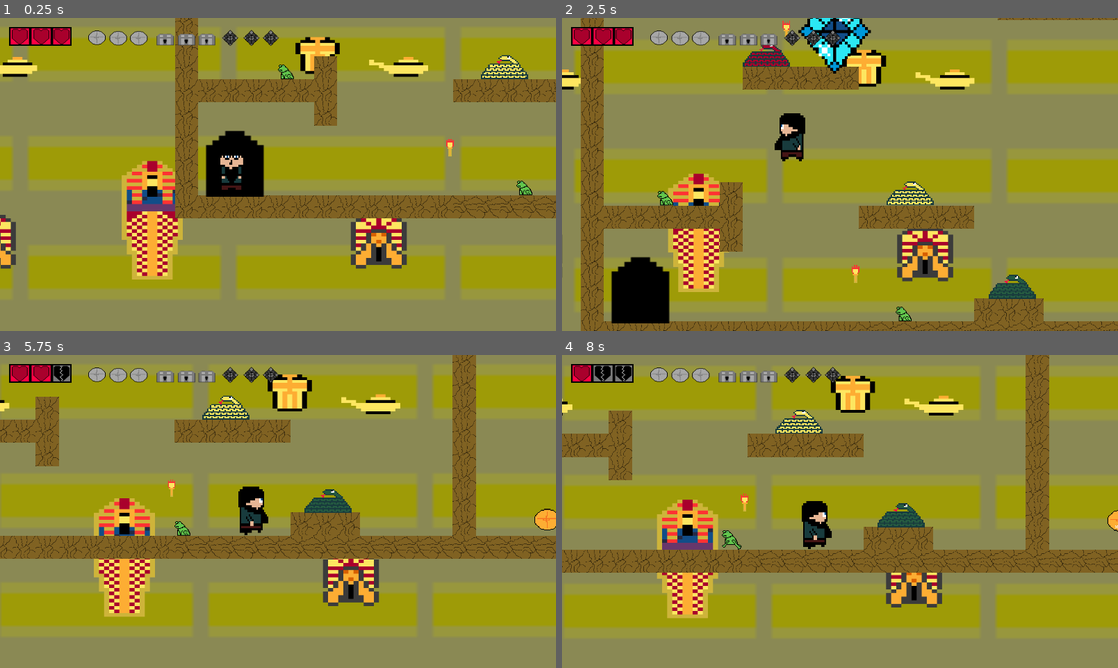
Above: before the commit, frames 1-4 (two rows, left to right).
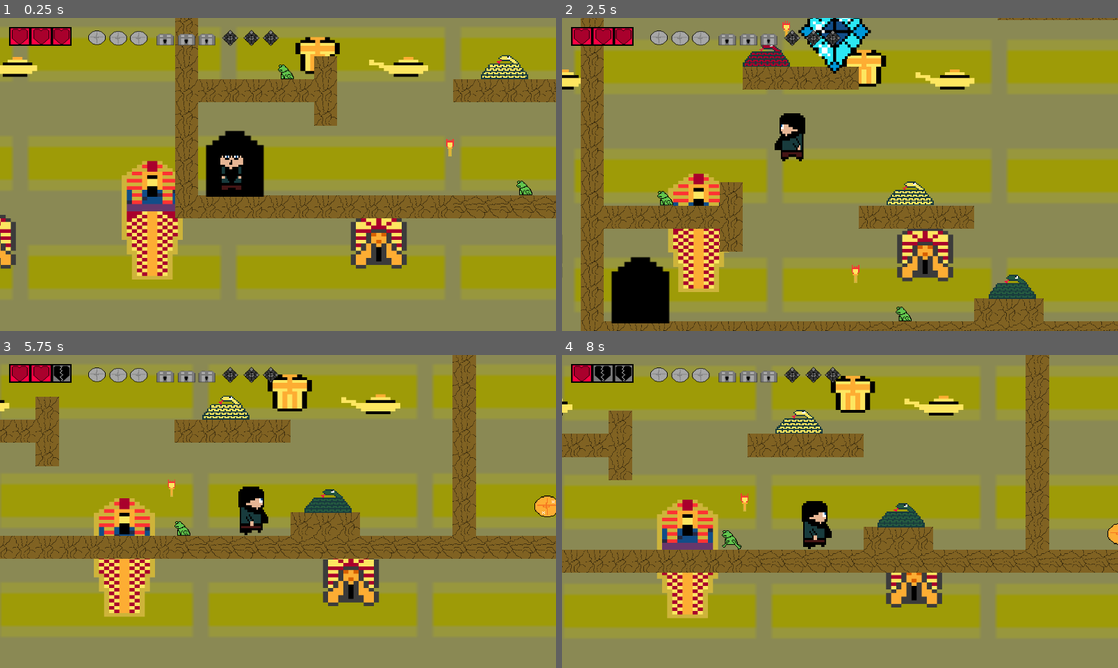
Above: after the commit, the same moments.

Repository: KamilKarmazyn/Inzynierka
Game: Godot game, scene res://Scene/GameScena.tscn
Two runs of this game, one before a commit and one after it. Both use one fixed random seed, a clock stepped at 60 frames per second and the inputs below. This scene is started directly instead of the project's main scene.
Inputs:
- Up to frame 1 (0.25 s): no input
- Up to frame 2 (2.5 s): hold Right (ui_right) 0.53-2.03 s; tap Up (ui_up) at 0.6, 0.77, 1.07, 1.35, 1.52, 1.82, 2.1 s; hold Left (ui_left) from 2.03 s (still down)
- Up to frame 3 (5.75 s): release Left (ui_left) at 2.78 s; hold Right (ui_right) 2.78-4.28 s; tap Up (ui_up) at 2.85, 3.02, 3.32, 3.6, 3.77, 4.07, 4.35, 4.52, 4.82, 5.1 s; hold Left (ui_left) 4.28-5.03 s; hold Right (ui_right) from 5.03 s (still down)
- Up to frame 4 (8 s): release Right (ui_right) at 5.78 s; hold Left (ui_left) 5.78-7.28 s; tap Up (ui_up) at 5.85, 6.02, 6.32, 6.6, 6.77, 7.07, 7.35, 7.52, 7.82 s; hold Right (ui_right) from 7.28 s (still down)

The runs differ from the first frame. In frame 1, less than 0.1% of the frame differs, in the area x 80-82%, y 38-40%; in frame 2, less than 0.1%; in frame 3, 0.3%, in the area x 30-100%, y 39-56%; in frame 4, 0.2%.

Commit message:
Finalne zmiany
Ostatnie zmiany i dodanie pracy dyplomowej

Diff:
--- a/Inżynierka/Scene/Enemy.tscn
+++ b/Inżynierka/Scene/Enemy.tscn
@@ -18,51 +18,50 @@
 [ext_resource path="res://Graphics/EnemyTriangle2560.png" type="Texture" id=16]
 [ext_resource path="res://Graphics/EnemyTrianglewalk256.png" type="Texture" id=17]
 
-
 [sub_resource type="RectangleShape2D" id=1]
 extents = Vector2( 7.02332, 11.8771 )
 
 [sub_resource type="SpriteFrames" id=2]
 animations = [ {
+"frames": [ ExtResource( 5 ), ExtResource( 2 ) ],
+"loop": true,
+"name": "Attack",
+"speed": 5.0
+}, {
 "frames": [ ExtResource( 6 ), ExtResource( 10 ) ],
 "loop": true,
 "name": "Dead",
 "speed": 10.0
 }, {
-"frames": [ ExtResource( 5 ), ExtResource( 2 ) ],
+"frames": [ ExtResource( 6 ), ExtResource( 8 ) ],
+"loop": true,
+"name": "Walk",
+"speed": 5.0
+} ]
+
+[sub_resource type="RectangleShape2D" id=3]
+extents = Vector2( 10, 6.85425 )
+
+[sub_resource type="CapsuleShape2D" id=4]
+radius = 3.03687
+height = 6.10399
+
+[sub_resource type="RectangleShape2D" id=5]
+extents = Vector2( 14.285, 14.9272 )
+
+[sub_resource type="RectangleShape2D" id=6]
+extents = Vector2( 5.48589, 7.25 )
+
+[sub_resource type="SpriteFrames" id=7]
+animations = [ {
+"frames": [ ExtResource( 9 ), ExtResource( 3 ) ],
 "loop": true,
 "name": "Attack",
 "speed": 5.0
 }, {
-"frames": [ ExtResource( 6 ), ExtResource( 8 ) ],
-"loop": true,
-"name": "Walk",
-"speed": 5.0
-} ]
-
-[sub_resource type="RectangleShape2D" id=3]
-extents = Vector2( 10, 6.85425 )
-
-[sub_resource type="CapsuleShape2D" id=4]
-radius = 3.03687
-height = 6.10399
-
-[sub_resource type="RectangleShape2D" id=5]
-extents = Vector2( 14.285, 14.9272 )
-
-[sub_resource type="RectangleShape2D" id=6]
-extents = Vector2( 5.48589, 7.25 )
-
-[sub_resource type="SpriteFrames" id=7]
-animations = [ {
 "frames": [ ExtResource( 9 ), ExtResource( 9 ), ExtResource( 3 ), ExtResource( 14 ) ],
 "loop": true,
 "name": "Dead",
-"speed": 5.0
-}, {
-"frames": [ ExtResource( 9 ), ExtResource( 3 ) ],
-"loop": true,
-"name": "Attack",
 "speed": 5.0
 }, {
 "frames": [ ExtResource( 9 ), ExtResource( 4 ) ],
@@ -253,6 +252,7 @@
 scale = Vector2( 1, 0.859375 )
 frames = SubResource( 7 )
 animation = "Dead"
+frame = 1
 playing = true
 
 [node name="RayCast2D" type="RayCast2D" parent="Snake" groups=["BadGuy"]]
@@ -300,6 +300,7 @@
 scale = Vector2( 1, 0.859375 )
 frames = SubResource( 7 )
 animation = "Dead"
+frame = 1
 playing = true
 
 [node name="RayCast2D" type="RayCast2D" parent="Snake2" groups=["BadGuy"]]
@@ -347,7 +348,7 @@
 scale = Vector2( 1, 0.859375 )
 frames = SubResource( 7 )
 animation = "Dead"
-frame = 1
+frame = 2
 playing = true
 
 [node name="RayCast2D" type="RayCast2D" parent="Snake3" groups=["BadGuy"]]
@@ -395,7 +396,6 @@
 scale = Vector2( 0.138446, 0.130127 )
 frames = SubResource( 11 )
 animation = "Attack"
-frame = 1
 playing = true
 
 [node name="RayCast2D" type="RayCast2D" parent="EvilTriangle"]
@@ -442,7 +442,6 @@
 scale = Vector2( 0.138446, 0.130127 )
 frames = SubResource( 11 )
 animation = "Attack"
-frame = 1
 playing = true
 
 [node name="RayCast2D" type="RayCast2D" parent="EvilTriangle2"]
@@ -489,6 +488,7 @@
 scale = Vector2( 0.138446, 0.130127 )
 frames = SubResource( 11 )
 animation = "Attack"
+frame = 1
 playing = true
 
 [node name="RayCast2D" type="RayCast2D" parent="EvilTriangle3"]
--- a/Inżynierka/Scene/GameScena.tscn
+++ b/Inżynierka/Scene/GameScena.tscn
@@ -228,7 +228,6 @@
 position = Vector2( -1224, 893 )
 scale = Vector2( 0.370944, 0.43716 )
 frames = SubResource( 12 )
-frame = 1
 speed_scale = 0.5
 playing = true
 
@@ -236,6 +235,7 @@
 position = Vector2( -13, 885 )
 scale = Vector2( 0.371, 0.437 )
 frames = SubResource( 12 )
+frame = 1
 speed_scale = 0.5
 playing = true
 
@@ -243,6 +243,7 @@
 position = Vector2( -1415, 219 )
 scale = Vector2( 0.371, 0.437 )
 frames = SubResource( 12 )
+frame = 1
 speed_scale = 0.5
 playing = true
 
@@ -250,6 +251,7 @@
 position = Vector2( -689, -824 )
 scale = Vector2( 0.371, 0.437 )
 frames = SubResource( 12 )
+frame = 1
 speed_scale = 0.5
 playing = true
 
@@ -257,7 +259,6 @@
 position = Vector2( 889, -473 )
 scale = Vector2( 0.371, 0.437 )
 frames = SubResource( 12 )
-frame = 1
 speed_scale = 0.5
 playing = true
 
@@ -265,6 +266,7 @@
 position = Vector2( 1171, 509 )
 scale = Vector2( 0.371, 0.437 )
 frames = SubResource( 12 )
+frame = 1
 speed_scale = 0.5
 playing = true
 
@@ -272,6 +274,7 @@
 position = Vector2( 1063, -1176 )
 scale = Vector2( 0.371, 0.437 )
 frames = SubResource( 12 )
+frame = 1
 speed_scale = 0.5
 playing = true
 
@@ -279,6 +282,7 @@
 position = Vector2( 2278, -1559 )
 scale = Vector2( 0.371, 0.437 )
 frames = SubResource( 12 )
+frame = 1
 speed_scale = 0.5
 playing = true
 
@@ -290,35 +294,32 @@
 [node name="frog" parent="Enemy" index="0"]
 position = Vector2( -568, -795 )
 
+[node name="AnimatedSprite" parent="Enemy/frog" index="1"]
+frame = 0
+
 [node name="frog2" parent="Enemy" index="1"]
 position = Vector2( -1678, 673 )
 
+[node name="AnimatedSprite" parent="Enemy/frog2" index="1"]
+frame = 0
+
 [node name="frog3" parent="Enemy" index="2"]
 position = Vector2( -1018, 995 )
 
+[node name="AnimatedSprite" parent="Enemy/frog3" index="1"]
+frame = 0
+
 [node name="Snake" parent="Enemy" index="3"]
 position = Vector2( -601, 59 )
 
-[node name="AnimatedSprite" parent="Enemy/Snake" index="1"]
-frame = 1
-
 [node name="Snake2" parent="Enemy" index="4"]
 position = Vector2( 1109, -515 )
 
-[node name="AnimatedSprite" parent="Enemy/Snake2" index="1"]
-frame = 1
-
 [node name="Snake3" parent="Enemy" index="5"]
 position = Vector2( 2115, 903 )
 
-[node name="AnimatedSprite" parent="Enemy/Snake3" index="1"]
-frame = 2
-
 [node name="EvilTriangle" parent="Enemy" index="6"]
 position = Vector2( 683, 953 )
-
-[node name="AnimatedSprite" parent="Enemy/EvilTriangle" index="1"]
-frame = 0
 
 [node name="EvilTriangle2" parent="Enemy" index="7"]
 position = Vector2( 1186, -1271 )
@@ -327,9 +328,6 @@
 [node name="EvilTriangle3" parent="Enemy" index="8"]
 position = Vector2( 1230, 571 )
 
-[node name="AnimatedSprite" parent="Enemy/EvilTriangle3" index="1"]
-frame = 1
-
 [node name="Spike" parent="Enemy" index="9"]
 visible = true
 position = Vector2( 5370, 2476 )
@@ -421,7 +419,7 @@
 position = Vector2( -1829, -188 )
 
 [node name="AnimatedSprite" parent="Tresure/TossACoinToTheWitcher/CoinBox" index="0"]
-frame = 3
+frame = 2
 
 [node name="ChestBox" parent="Tresure/TossACoinToTheWitcher" index="1"]
 position = Vector2( -566, -896 )
@@ -430,7 +428,7 @@
 position = Vector2( -1737, -1488 )
 
 [node name="AnimatedSprite" parent="Tresure/TossACoinToTheWitcher/GemBox" index="0"]
-frame = 2
+frame = 1
 
 [node name="TossACoinToTheWitcher2" parent="Tresure" instance=ExtResource( 4 )]
 position = Vector2( 1, 0 )
@@ -438,9 +436,6 @@
 [node name="CoinBox" parent="Tresure/TossACoinToTheWitcher2" index="0"]
 position = Vector2( 220, -1111 )
 
-[node name="AnimatedSprite" parent="Tresure/TossACoinToTheWitcher2/CoinBox" index="0"]
-frame = 2
-
 [node name="ChestBox" parent="Tresure/TossACoinToTheWitcher2" index="1"]
 position = Vector2( 831, -511 )
 
@@ -448,7 +443,7 @@
 position = Vector2( 2427, 899 )
 
 [node name="AnimatedSprite" parent="Tresure/TossACoinToTheWitcher2/GemBox" index="0"]
-frame = 4
+frame = 3
 
 [node name="TossACoinToTheWitcher3" parent="Tresure" instance=ExtResource( 4 )]
 position = Vector2( 1, 0 )
@@ -456,9 +451,6 @@
 [node name="CoinBox" parent="Tresure/TossACoinToTheWitcher3" index="0"]
 position = Vector2( -190, 953 )
 
-[node name="AnimatedSprite" parent="Tresure/TossACoinToTheWitcher3/CoinBox" index="0"]
-frame = 2
-
 [node name="ChestBox" parent="Tresure/TossACoinToTheWitcher3" index="1"]
 position = Vector2( 1384, 515 )
 
@@ -466,7 +458,7 @@
 position = Vector2( -1288, 212 )
 
 [node name="AnimatedSprite" parent="Tresure/TossACoinToTheWitcher3/GemBox" index="0"]
-frame = 1
+frame = 0
 
 [node name="Exit" type="Sprite" parent="."]
 position = Vector2( 1912, -2170 )
@@ -485,6 +477,9 @@
 
 [connection signal="body_entered" from="Exit/Area2D" to="Exit" method="_on_Area2D_body_entered"]
 
+[editable path="PlayerInfo"]
+[editable path="PlayerInfo/Player/Hitbox3"]
+[editable path="PlayerInfo/Player/Hitbox2"]
 [editable path="Enemy"]
 [editable path="Enemy/frog/HurtBox"]
 [editable path="Enemy/frog2/HurtBox"]
--- a/Inżynierka/Scene/Outside.tscn
+++ b/Inżynierka/Scene/Outside.tscn
@@ -368,7 +368,7 @@
 position = Vector2( 2449.64, 744.314 )
 
 [node name="AnimatedSprite" parent="SpriteBank/TossACoinToTheWitcher/CoinBox" index="0"]
-frame = 4
+frame = 3
 
 [node name="ChestBox" parent="SpriteBank/TossACoinToTheWitcher" index="1"]
 position = Vector2( 3797.64, 110.314 )
@@ -378,7 +378,7 @@
 scale = Vector2( 0.512361, 0.294713 )
 
 [node name="AnimatedSprite" parent="SpriteBank/TossACoinToTheWitcher/GemBox" index="0"]
-frame = 5
+frame = 2
 
 [node name="TossACoinToTheWitcher3" parent="SpriteBank" instance=ExtResource( 7 )]
 
@@ -386,7 +386,7 @@
 position = Vector2( 1232.64, 1421.31 )
 
 [node name="AnimatedSprite" parent="SpriteBank/TossACoinToTheWitcher3/CoinBox" index="0"]
-frame = 4
+frame = 3
 
 [node name="ChestBox" parent="SpriteBank/TossACoinToTheWitcher3" index="1"]
 position = Vector2( 1178.64, -402.686 )
@@ -396,7 +396,7 @@
 scale = Vector2( 0.512, 0.295 )
 
 [node name="AnimatedSprite" parent="SpriteBank/TossACoinToTheWitcher3/GemBox" index="0"]
-frame = 5
+frame = 2
 
 [node name="TossACoinToTheWitcher4" parent="SpriteBank" instance=ExtResource( 7 )]
 
@@ -404,7 +404,7 @@
 position = Vector2( 566.636, 1075.31 )
 
 [node name="AnimatedSprite" parent="SpriteBank/TossACoinToTheWitcher4/CoinBox" index="0"]
-frame = 4
+frame = 3
 
 [node name="ChestBox" parent="SpriteBank/TossACoinToTheWitcher4" index="1"]
 position = Vector2( 162.636, 687.314 )
@@ -414,7 +414,7 @@
 scale = Vector2( 0.512, 0.295 )
 
 [node name="AnimatedSprite" parent="SpriteBank/TossACoinToTheWitcher4/GemBox" index="0"]
-frame = 5
+frame = 2
 
 [node name="PlayerInfo" parent="." instance=ExtResource( 1 )]
 position = Vector2( -445.364, 1055.31 )
@@ -531,30 +531,39 @@
 [node name="frog" parent="Enemy" index="0"]
 position = Vector2( 357.996, -70.0003 )
 
+[node name="AnimatedSprite" parent="Enemy/frog" index="1"]
+frame = 1
+
 [node name="frog2" parent="Enemy" index="1"]
 position = Vector2( -459.004, 603 )
 
+[node name="AnimatedSprite" parent="Enemy/frog2" index="1"]
+frame = 1
+
 [node name="frog3" parent="Enemy" index="2"]
 position = Vector2( -422.004, -433 )
 
+[node name="AnimatedSprite" parent="Enemy/frog3" index="1"]
+frame = 1
+
 [node name="Snake" parent="Enemy" index="3"]
 position = Vector2( 1009, -110 )
 
 [node name="AnimatedSprite" parent="Enemy/Snake" index="1"]
-frame = 1
+frame = 0
 
 [node name="Snake2" parent="Enemy" index="4"]
 position = Vector2( 2401, -1457 )
 
 [node name="AnimatedSprite" parent="Enemy/Snake2" index="1"]
-frame = 1
+frame = 0
 
 [node name="Snake3" parent="Enemy" index="5"]
 position = Vector2( 1670, -754 )
 scale = Vector2( 1.58886, 4.18552 )
 
 [node name="AnimatedSprite" parent="Enemy/Snake3" index="1"]
-frame = 2
+frame = 1
 
 [node name="RayCast2D" parent="Enemy/Snake3" index="2"]
 position = Vector2( -50.9799, -8.36216 )
@@ -564,21 +573,21 @@
 position = Vector2( 8091, 2630 )
 
 [node name="AnimatedSprite" parent="Enemy/EvilTriangle" index="1"]
+frame = 1
+
+[node name="EvilTriangle2" parent="Enemy" index="7"]
+visible = false
+position = Vector2( 9009, 3163 )
+
+[node name="AnimatedSprite" parent="Enemy/EvilTriangle2" index="1"]
+frame = 1
+
+[node name="EvilTriangle3" parent="Enemy" index="8"]
+visible = false
+position = Vector2( 7086, 2544 )
+
+[node name="AnimatedSprite" parent="Enemy/EvilTriangle3" index="1"]
 frame = 0
-
-[node name="EvilTriangle2" parent="Enemy" index="7"]
-visible = false
-position = Vector2( 9009, 3163 )
-
-[node name="AnimatedSprite" parent="Enemy/EvilTriangle2" index="1"]
-frame = 0
-
-[node name="EvilTriangle3" parent="Enemy" index="8"]
-visible = false
-position = Vector2( 7086, 2544 )
-
-[node name="AnimatedSprite" parent="Enemy/EvilTriangle3" index="1"]
-frame = 1
 
 [node name="Spike" parent="Enemy" index="9"]
 visible = true
--- a/Inżynierka/Scene/PlayerInfo.tscn
+++ b/Inżynierka/Scene/PlayerInfo.tscn
@@ -38,14 +38,14 @@
 "name": "walk",
 "speed": 5.0
 }, {
+"frames": [ ExtResource( 7 ), ExtResource( 9 ), ExtResource( 11 ), ExtResource( 6 ) ],
+"loop": true,
+"name": "Dead",
+"speed": 5.0
+}, {
 "frames": [ ExtResource( 3 ), ExtResource( 10 ) ],
 "loop": false,
 "name": "Auc",
-"speed": 5.0
-}, {
-"frames": [ ExtResource( 7 ), ExtResource( 9 ), ExtResource( 11 ), ExtResource( 6 ) ],
-"loop": true,
-"name": "Dead",
 "speed": 5.0
 } ]
 
--- a/Inżynierka/Scene/TossACoinToTheWitcher.tscn
+++ b/Inżynierka/Scene/TossACoinToTheWitcher.tscn
@@ -53,7 +53,7 @@
 scale = Vector2( 0.667448, 0.572335 )
 frames = SubResource( 1 )
 animation = "SHIINNYYY"
-frame = 1
+frame = 4
 speed_scale = 0.8
 playing = true
 
@@ -83,7 +83,7 @@
 [node name="AnimatedSprite" type="AnimatedSprite" parent="GemBox" groups=["Gem"]]
 frames = SubResource( 4 )
 animation = "SHINNYYYY"
-frame = 6
+frame = 7
 speed_scale = 0.4
 playing = true
 
--- a/Inżynierka/Scripts/PlayerWalk.gd
+++ b/Inżynierka/Scripts/PlayerWalk.gd
@@ -38,7 +38,6 @@
 		if Input.is_action_pressed("ui_left"):
 			$AnimatedSprite.flip_h = true
 			Move.x -= Speed
-		print(Move)
 		if Move.x:
 			$AnimatedSprite.play("walk")
 		else:
@@ -49,12 +48,10 @@
 				velocity.x = min(velocity.x + friction,0)
 		if is_on_floor():
 			if Input.is_action_just_pressed("ui_up"):
-				on_ladder = false
 				Move.y = jump
 	velocity += Move
 	velocity.x = clamp(velocity.x, -Max_speed, Max_speed)
 	velocity = move_and_slide(velocity, Up)
-	print(health)
 
 func _on_Hitbox3_area_entered(area):
 		if area.is_in_group("BadGuy"):
Not shown, added: Politechnika Koszalińska_Kamil_Karmazyn.pdf
